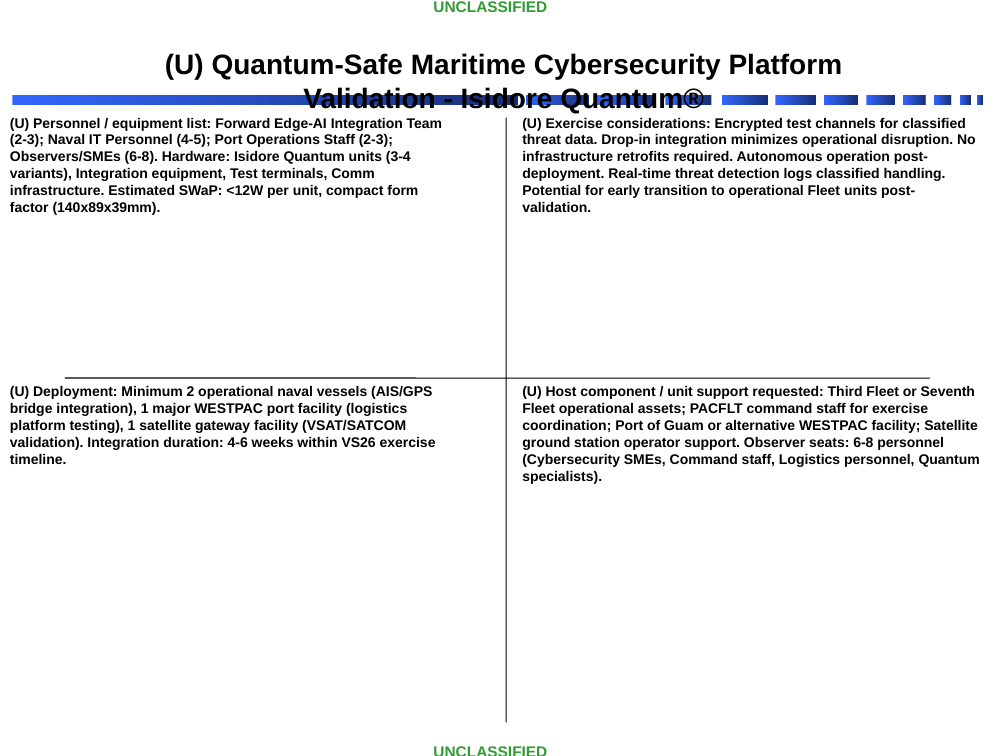
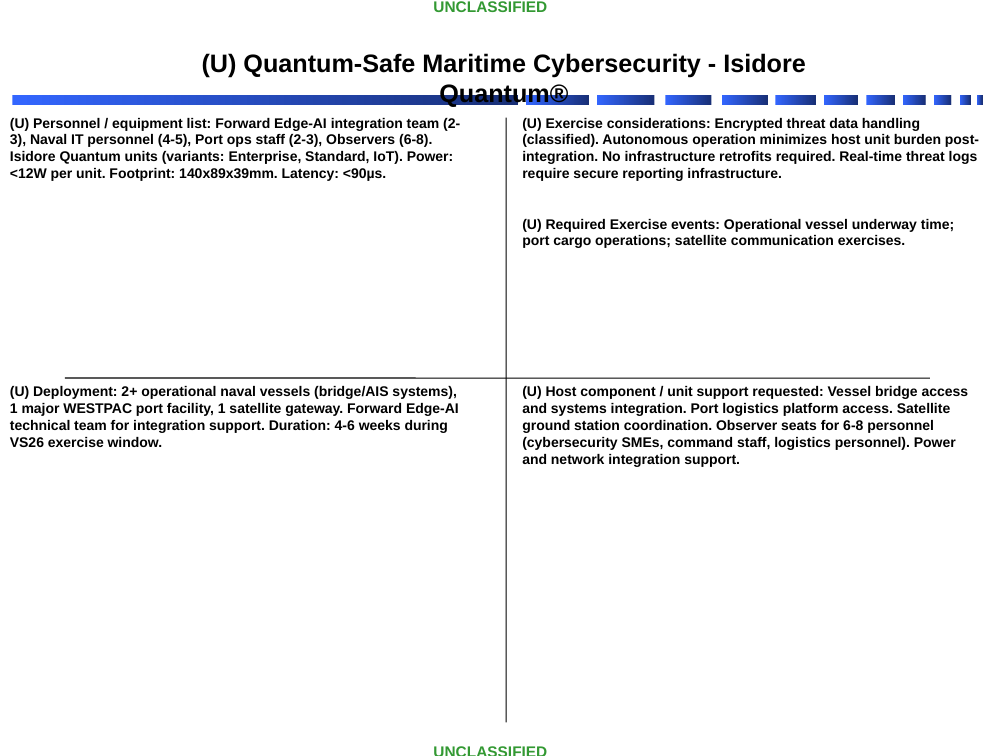
Before and after one commit to hud63/Inno, a slide deck: slide 2 of Data Team/VS26_Isidore_Quantum_Quad_Chart.pptx. Drawn at 1008x756 pixels with LibreOffice and Linux fonts; fonts in the diff are those of the drawing; background and template pictures are left out. Boxes give left, top, right and bottom in pixels: in the first picture for what was removed or moved away, otherwise in the second. Text is boxed around its words. In the diff, an @@ line names an element or a change of style, - is before the commit and + after.

```diff
--- a/Data Team/VS26_Isidore_Quantum_Quad_Chart.pptx
+++ b/Data Team/VS26_Isidore_Quantum_Quad_Chart.pptx
@@ text at (x1=202, y1=53, x2=806, y2=108): text changed; size 20 to 18 pt @@
-(U) Quantum-Safe Maritime Cybersecurity Platform Validation - Isidore Quantum®
+(U) Quantum-Safe Maritime Cybersecurity - Isidore Quantum®
@@ text at (x1=10, y1=118, x2=460, y2=181): text changed @@
-(U) Personnel / equipment list: Forward Edge-AI Integration Team (2-3); Naval IT Personnel (4-5); Port Operations Staff (2-3); Observers/SMEs (6-8). Hardware: Isidore Quantum units (3-4 variants), Integration equipment, Test terminals, Comm infrastructure. Estimated SWaP: <12W per unit, compact form factor (140x89x39mm).
+(U) Personnel / equipment list: Forward Edge-AI integration team (2-3), Naval IT personnel (4-5), Port ops staff (2-3), Observers (6-8). Isidore Quantum units (variants: Enterprise, Standard, IoT). Power: <12W per unit. Footprint: 140x89x39mm. Latency: <90µs.
@@ text at (x1=522, y1=118, x2=979, y2=248): text changed @@
-(U) Exercise considerations: Encrypted test channels for classified threat data. Drop-in integration minimizes operational disruption. No infrastructure retrofits required. Autonomous operation post-deployment. Real-time threat detection logs classified handling. Potential for early transition to operational Fleet units post-validation.
+(U) Exercise considerations: Encrypted threat data handling (classified). Autonomous operation minimizes host unit burden post-integration. No infrastructure retrofits required. Real-time threat logs require secure reporting infrastructure.
+(U) Required Exercise events: Operational vessel underway time; port cargo operations; satellite communication exercises.
@@ text at (x1=10, y1=386, x2=459, y2=447): text changed @@
-(U) Deployment: Minimum 2 operational naval vessels (AIS/GPS bridge integration), 1 major WESTPAC port facility (logistics platform testing), 1 satellite gateway facility (VSAT/SATCOM validation). Integration duration: 4-6 weeks within VS26 exercise timeline.
+(U) Deployment: 2+ operational naval vessels (bridge/AIS systems), 1 major WESTPAC port facility, 1 satellite gateway. Forward Edge-AI technical team for integration support. Duration: 4-6 weeks during VS26 exercise window.
@@ text at (x1=522, y1=386, x2=969, y2=467): text changed @@
-(U) Host component / unit support requested: Third Fleet or Seventh Fleet operational assets; PACFLT command staff for exercise coordination; Port of Guam or alternative WESTPAC facility; Satellite ground station operator support. Observer seats: 6-8 personnel (Cybersecurity SMEs, Command staff, Logistics personnel, Quantum specialists).
+(U) Host component / unit support requested: Vessel bridge access and systems integration. Port logistics platform access. Satellite ground station coordination. Observer seats for 6-8 personnel (cybersecurity SMEs, command staff, logistics personnel). Power and network integration support.
```
Also in this commit, not shown: 1 other slide changed, 1 other file.
